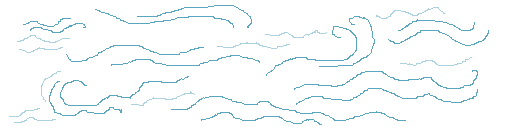
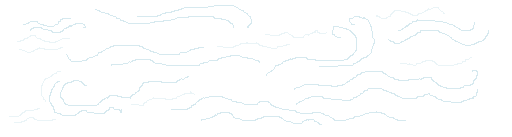
Layer changes from the first 512x137 image to the second:
added group "water waves" (25%) with 3 layers above "bg" over [9, 5, 489, 125]
moved "Layer 3" into group "water waves" over [9, 7, 472, 123]
moved "Layer 2" into group "water waves" over [23, 5, 489, 125]
